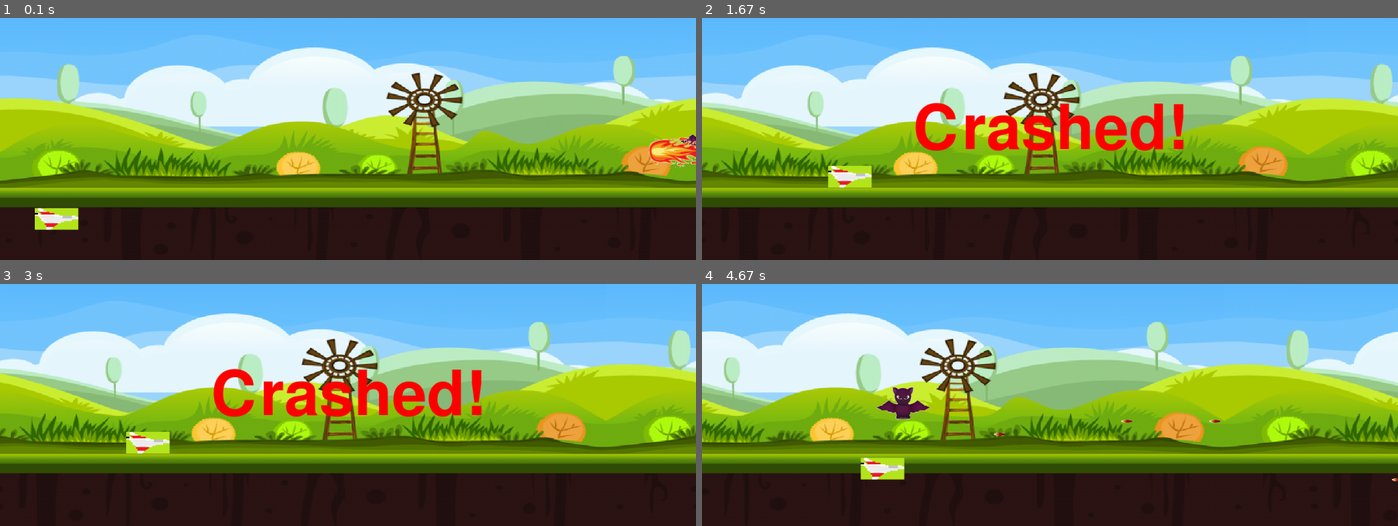
Above: before the commit, frames 1-4 (two rows, left to right).
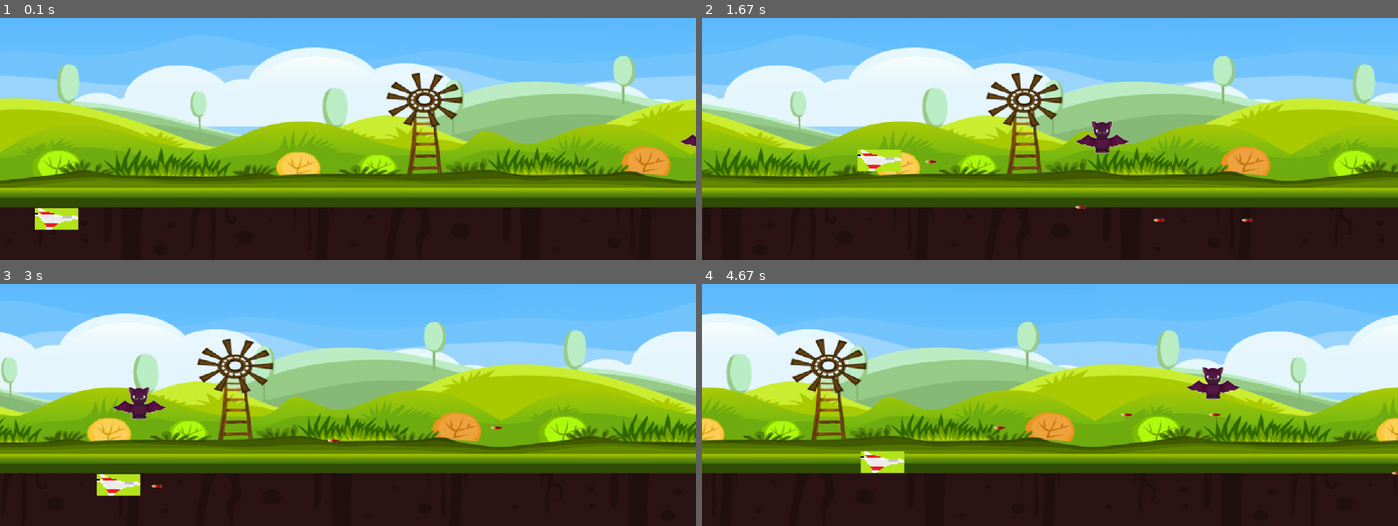
Above: after the commit, the same moments.

Repository: DJmong/Pygame
Game: pygame game, started from main.py
Same seed, same stepped clock (60 frames per second), same inputs: the game is played once before the commit and once after it.
Inputs:
- Up to frame 1 (0.1 s): no input
- Up to frame 2 (1.67 s): tap Ctrl at 0.33, 0.73, 1.03, 1.23, 1.57 s; hold Right 0.67-1.13 s; hold Up 1.17-1.47 s; hold Right from 1.5 s (still down)
- Up to frame 3 (3 s): tap Ctrl at 1.87, 2.07, 2.37, 2.63, 2.97 s; release Right at 1.97 s; hold Left 2-2.53 s; hold Down 2.57-2.87 s; hold Left from 2.9 s (still down)
- Up to frame 4 (4.67 s): tap Ctrl at 3.27, 3.4, 3.8, 4.1, 4.47 s; release Left at 3.3 s; hold Up 3.33-3.7 s; hold Right 3.73-4.37 s; hold Down from 4.4 s (still down)

The runs differ from the first frame. In frame 1, 0.6% of the frame differs, in the area x 93-100%, y 49-63%; in frame 2, 19%; in frame 3, 34%; in frame 4, 34%, in the area x 0-100%, y 12-82%.

Commit message:
delete fire, Not need anymore

Diff:
--- a/main.py
+++ b/main.py
@@ -63,8 +63,7 @@
 
     fire_x = res.width
     fire_y = random.randrange(0, res.height)
-    random.shuffle(fires)
-    fire = fires[0]
+
 
     bgm.setBgmVolume(0.4)
     bgm.playBgm('sound/music.mp3')
@@ -129,33 +128,9 @@
         background2.setLocation(background2_x, background2_y)
 
         x, y = user.getLocation()
-        w, h = user.getSize()
-        if y < 0:
-            y = 0
-        elif y > (res.height - h):
-            y = (res.height - h)
-
-        if x < 0:
-            x = 0
-        elif x > (res.width - w):
-            x = (res.width - w)
-
-        user.setLocation(x, y)
 
         drawObject(user.getImage(), x, y)
 
-
-        if fire == None:
-            fire_x -= 30
-
-        else:
-            fire_x -= 15
-
-        if fire_x <= 0:
-            fire_x = res.width
-            fire_y = random.randrange(0, res.height)
-            random.shuffle(fires)
-            fire = fires[0]
 
         bat_x, bat_y = bat.getLocation()
         bat_w, bat_h = bat.getSize()
@@ -183,19 +158,7 @@
         if eg.chk_user_collision(user):
             crash()
 
-        #fire crash check
-        if fire[1] != None:
-            if fire[0] == 0:
-                fireball_width = fireball1_width
-                fireball_height = fireball1_height
-            elif fire[0] == 1:
-                fireball_width = fireball2_width
-                fireball_height = fireball2_height
-
-            if x + aircraft_width > fire_x:
-                if (y > fire_y and y < fire_y + fireball_height) or\
-                (y + aircraft_height > fire_y and y + aircraft_height < fire_y + fireball_height):
-                    crash()
+
 
         bat_x, bat_y = bat.getLocation()
         bat_w, bat_h = bat.getSize();
@@ -220,8 +183,6 @@
                 bx, by = bullet.getLocation()
                 drawObject(bullet.getImage(), bx, by)
 
-        if fire[1] != None:
-            drawObject(fire[1], fire_x, fire_y)
 
         eg.move_unit()
 
--- a/source/engine.py
+++ b/source/engine.py
@@ -5,8 +5,11 @@
 list_bullet = list()
 list_enemy_bullet = list()
 
-def bullet_collision(bullet, unit):
-    pass
+def bullet_collision(bullet_list, unit_list):
+    for bullet in bullet_list:
+        for unit in unit_list:
+            chk_collision(bullet, unit)
+
 
 def move_unit():
     global list_unit
@@ -16,6 +19,10 @@
 def chk_user_collision(user):
     for enemy in list_enemy:
         if chk_collision(user, enemy):
+            return True
+
+    for bullet in list_enemy_bullet:
+        if chk_collision(user, bullet):
             return True
 
     return False
